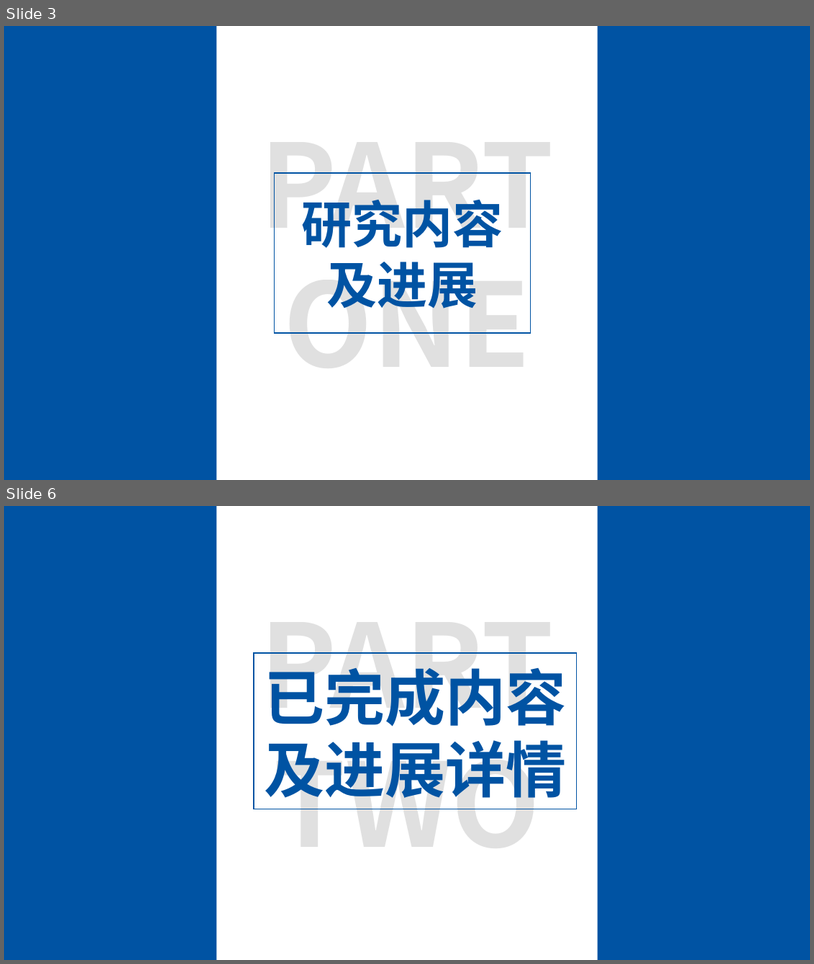
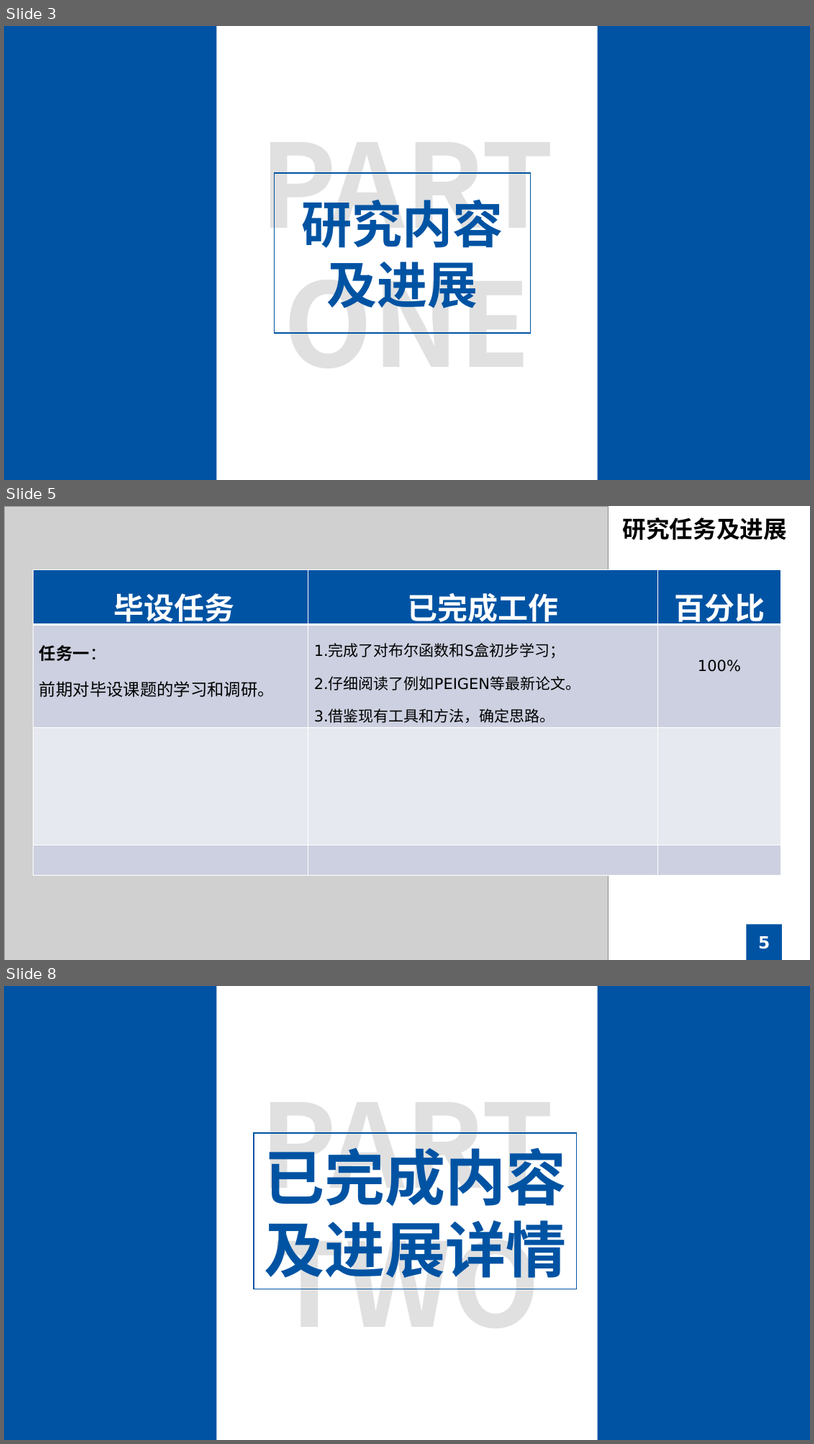
Before and after one commit to GRHun/SBoxDetection, a slide deck: doc/中期答辩.pptx. Shown one above the other, each under a label of ours: slides 3 and 6 before the commit, slides 3, 5 and 8 after it; the slides between them are not shown. The pictures are 814x964 and 814x1444 pixels, drawn with LibreOffice and Linux fonts; fonts in the diff are those of the drawing; grey boxes stand for pictures. Boxes give left, top, right and bottom in pixels: in the first picture for what was removed or moved away, otherwise in the second. Text is boxed around its words. In the diff, an @@ line names an element or a change of style, - is before the commit and + after.

```diff
--- a/doc/中期答辩.pptx
+++ b/doc/中期答辩.pptx
@@ slide 5 added at [4,506,810,960], background #FFFFFF @@
@@ picture added at [4,506,609,960] @@
@@ text added at [623,518,787,540], 28 pt, text #000000, bold @@
+研究任务及进展
@@ table added at [33,570,782,886], 4 rows, 3 columns @@
+毕设任务 | 已完成工作 | 百分比
+任务一： / 前期对毕设课题的学习和调研。 | 1.完成了对布尔函数和S盒初步学习； / 2.仔细阅读了例如PEIGEN等最新论文。 / 3.借鉴现有工具和方法，确定思路。 | 100%
+ |  | 
+ |  | 
@@ rectangle added at [747,924,782,960], fill #0053A3 @@
@@ page number added at [759,936,770,949], 20 pt, text #FFFFFF, bold @@
+5
@@ what was slide 6 is now slide 8 @@
```
Also in this commit, not shown: 8 slides changed, 4 other slides added, 3 slides removed, 7 other files.
